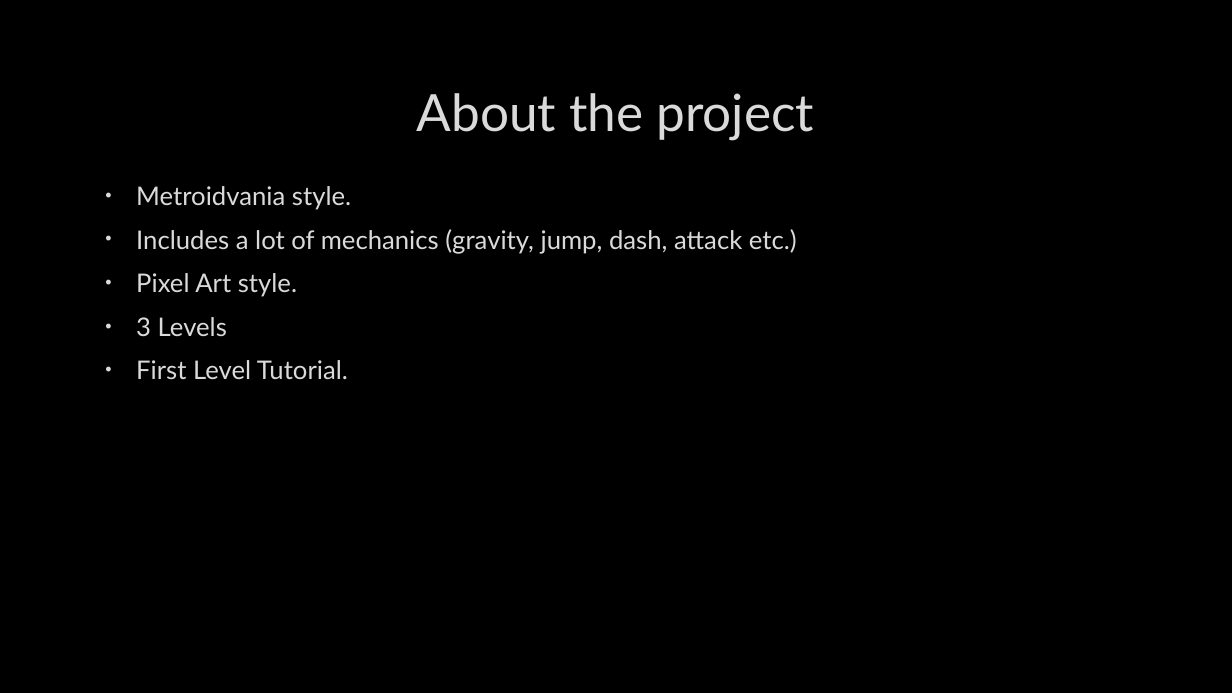
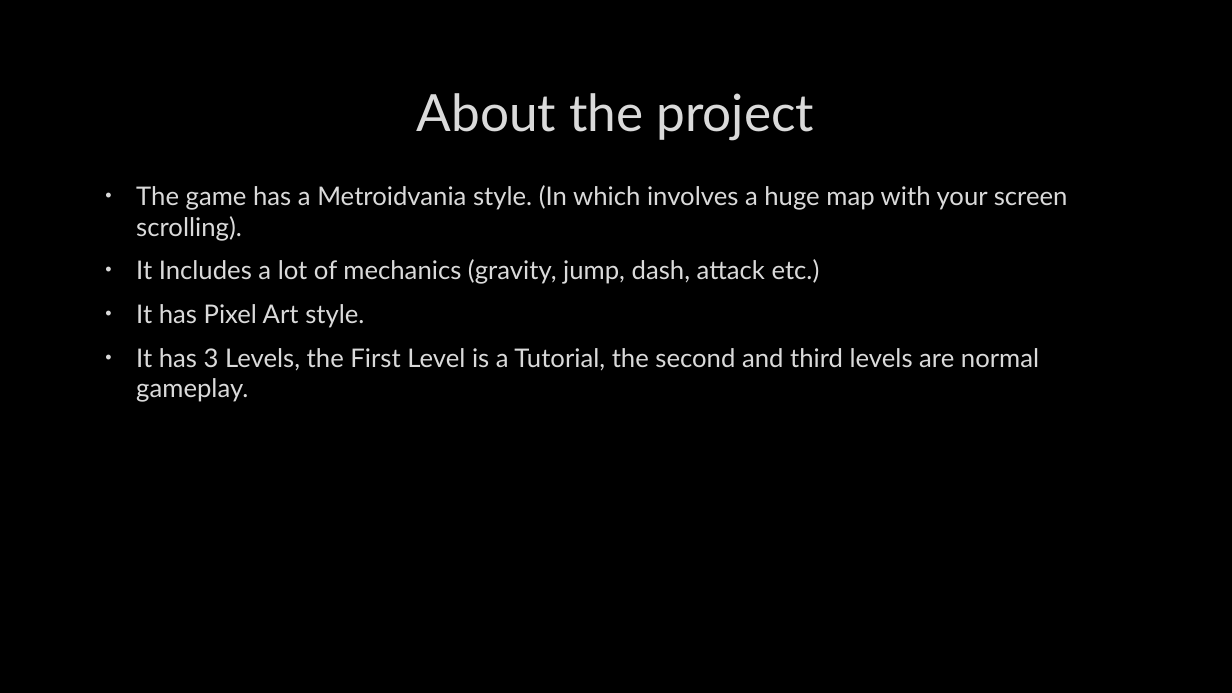
Before and after one commit to TanzaJ/The_Dweller_left_Adrift, a slide deck: slide 2 of Alpha presentation.pptx. Drawn at 1232x693 pixels with LibreOffice and Linux fonts; fonts in the diff are those of the drawing; background and template pictures are left out. Boxes give left, top, right and bottom in pixels: in the first picture for what was removed or moved away, otherwise in the second. Text is boxed around its words. In the diff, an @@ line names an element or a change of style, - is before the commit and + after.

```diff
--- a/Alpha presentation.pptx
+++ b/Alpha presentation.pptx
@@ text at box(136, 185, 1068, 402): text changed @@
-• Metroidvania style.
-• Includes a lot of mechanics (gravity, jump, dash, attack etc.)
-• Pixel Art style.
-• 3 Levels
-• First Level Tutorial.
+• The game has a Metroidvania style. (In which involves a huge map with your screen scrolling).
+• It Includes a lot of mechanics (gravity, jump, dash, attack etc.)
+• It has Pixel Art style.
+• It has 3 Levels, the First Level is a Tutorial, the second and third levels are normal gameplay.
```
Also in this commit, not shown: 2 other slides changed.
